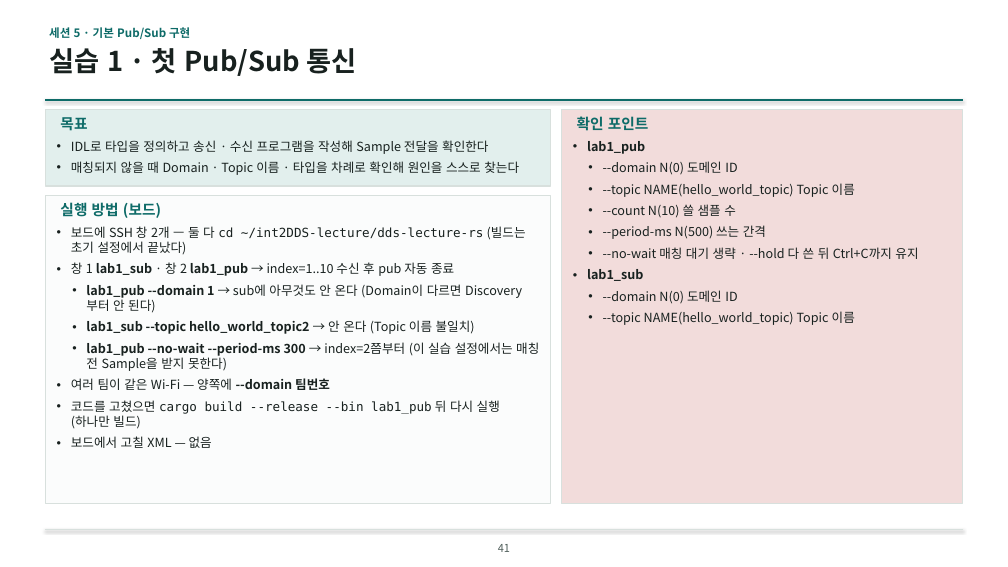
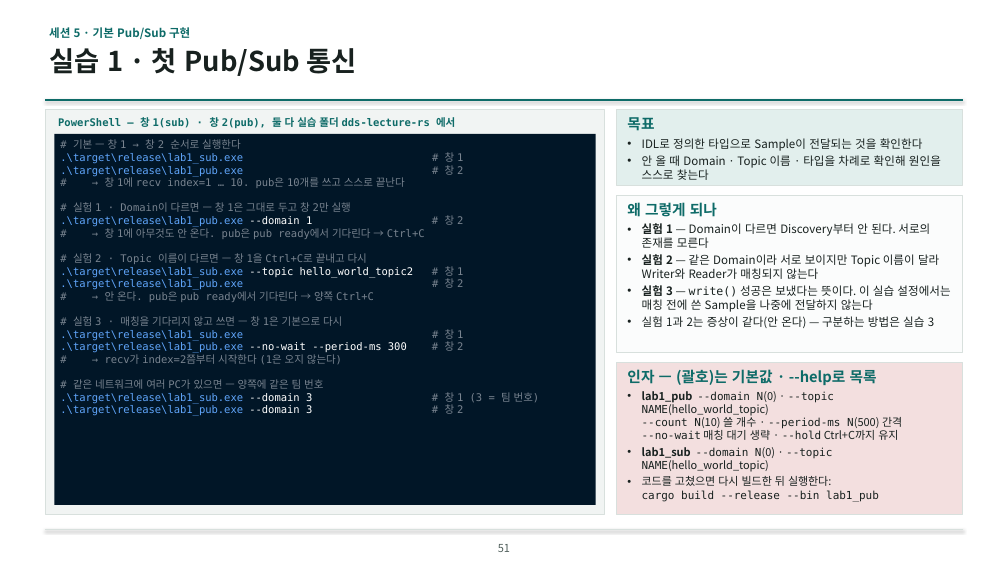
Before and after one commit to IntellectusCorp/int2DDS-lecture, a slide deck: slide 51 of int2dds-lecture-for-beginner.pptx (slide 41 before the commit). Drawn at 1008x567 pixels with LibreOffice and Linux fonts; fonts in the diff are those of the drawing; background and template pictures are left out. Boxes give left, top, right and bottom in pixels: in the first picture for what was removed or moved away, otherwise in the second. Text is boxed around its words. In the diff, an @@ line names an element or a change of style, - is before the commit and + after.

```diff
--- a/int2dds-lecture-for-beginner.pptx
+++ b/int2dds-lecture-for-beginner.pptx
@@ rectangle: place and size @@
-rectangle at (45, 196, 551, 504)
+rectangle at (45, 110, 605, 514)
@@ rectangle at (45, 110, 605, 514): fill #FBFCFC to #F1F4F3 @@
@@ rectangle removed at (45, 110, 551, 186) @@
@@ text added at (58, 115, 455, 129), 10 pt, text #0E6B68, bold @@
+PowerShell — 창 1(sub) · 창 2(pub), 둘 다 실습 폴더 dds-lecture-rs 에서
@@ text removed at (60, 117, 87, 131) @@
-목표
@@ text removed at (577, 116, 649, 131) @@
-확인 포인트
@@ rectangle added at (616, 110, 963, 185), fill #E2EFED, outline #D8E0DD 1 pt @@
@@ text at (627, 117, 941, 180): text changed; size 12 to 11 pt @@
-• IDL로 타입을 정의하고 송신 · 수신 프로그램을 작성해 Sample 전달을 확인한다
-• 매칭되지 않을 때 Domain · Topic 이름 · 타입을 차례로 확인해 원인을 스스로 찾는다
+목표
+• IDL로 정의한 타입으로 Sample이 전달되는 것을 확인한다
+• 안 올 때 Domain · Topic 이름 · 타입을 차례로 확인해 원인을 스스로 찾는다
@@ rectangle added at (54, 134, 596, 505), fill #011627, 10 pt, text #78838F @@
+# 기본 — 창 1 → 창 2 순서로 실행한다
+.\target\release\lab1_sub.exe # 창 1
+.\target\release\lab1_pub.exe # 창 2
+# → 창 1에 recv index=1 … 10. pub은 10개를 쓰고 스스로 끝난다
+# 실험 1 · Domain이 다르면 — 창 1은 그대로 두고 창 2만 실행
+.\target\release\lab1_pub.exe --domain 1 # 창 2
+# → 창 1에 아무것도 안 온다. pub은 pub ready에서 기다린다 → Ctrl+C
+# 실험 2 · Topic 이름이 다르면 — 창 1을 Ctrl+C로 끝내고 다시
+.\target\release\lab1_sub.exe --topic hello_world_topic2 # 창 1
+.\target\release\lab1_pub.exe # 창 2
+# → 안 온다. pub은 pub ready에서 기다린다 → 양쪽 Ctrl+C
+# 실험 3 · 매칭을 기다리지 않고 쓰면 — 창 1은 기본으로 다시
+.\target\release\lab1_sub.exe # 창 1
+.\target\release\lab1_pub.exe --no-wait --period-ms 300 # 창 2
+# → recv가 index=2쯤부터 시작한다 (1은 오지 않는다)
+# 같은 네트워크에 여러 PC가 있으면 — 양쪽에 같은 팀 번호
+.\target\release\lab1_sub.exe --domain 3 # 창 1 (3 = 팀 번호)
+.\target\release\lab1_pub.exe --domain 3 # 창 2
@@ text removed at (60, 202, 161, 218) @@
-실행 방법 (보드)
@@ rectangle: place and size @@
-rectangle at (562, 110, 963, 504)
+rectangle at (616, 195, 963, 352)
@@ rectangle at (616, 195, 963, 352): fill #F2DCDB to #FBFCFC @@
@@ text added at (627, 202, 950, 328), 11 pt, text #18211F @@
+왜 그렇게 되나
+• 실험 1 — Domain이 다르면 Discovery부터 안 된다. 서로의 존재를 모른다
+• 실험 2 — 같은 Domain이라 서로 보이지만 Topic 이름이 달라 Writer와 Reader가 매칭되지 않는다
+• 실험 3 — write() 성공은 보냈다는 뜻이다. 이 실습 설정에서는 매칭 전에 쓴 Sample을 나중에 전달하지 않는다
+• 실험 1과 2는 증상이 같다(안 온다) — 구분하는 방법은 실습 3
@@ text removed at (71, 226, 539, 448) @@
-• 보드에 SSH 창 2개 — 둘 다 cd ~/int2DDS-lecture/dds-lecture-rs (빌드는 초기 설정에서 끝났다)
-• 창 1 lab1_sub · 창 2 lab1_pub → index=1..10 수신 후 pub 자동 종료
-  • lab1_pub --domain 1 → sub에 아무것도 안 온다 (Domain이 다르면 Discovery부터 안 된다)
-  • lab1_sub --topic hello_world_topic2 → 안 온다 (Topic 이름 불일치)
-  • lab1_pub --no-wait --period-ms 300 → index=2쯤부터 (이 실습 설정에서는 매칭 전 Sample을 받지 못한다)
-• 여러 팀이 같은 Wi-Fi — 양쪽에 --domain 팀번호
-• 코드를 고쳤으면 cargo build --release --bin lab1_pub 뒤 다시 실행 (하나만 빌드)
-• 보드에서 고칠 XML — 없음
@@ rectangle added at (616, 362, 963, 514), fill #F3DFDF, outline #D8E0DD 1 pt @@
@@ text at (627, 369, 902, 502): text changed; size 12 to 10.5 pt @@
-• lab1_pub
-  • --domain N(0) 도메인 ID
-  • --topic NAME(hello_world_topic) Topic 이름
-  • --count N(10) 쓸 샘플 수
-  • --period-ms N(500) 쓰는 간격
-  • --no-wait 매칭 대기 생략 · --hold 다 쓴 뒤 Ctrl+C까지 유지
-• lab1_sub
-  • --domain N(0) 도메인 ID
-  • --topic NAME(hello_world_topic) Topic 이름
+인자 — (괄호)는 기본값 · --help로 목록
+• lab1_pub --domain N(0) · --topic NAME(hello_world_topic)
+  --count N(10) 쓸 개수 · --period-ms N(500) 간격
+  --no-wait 매칭 대기 생략 · --hold Ctrl+C까지 유지
+• lab1_sub --domain N(0) · --topic NAME(hello_world_topic)
+• 코드를 고쳤으면 다시 빌드한 뒤 실행한다:
+  cargo build --release --bin lab1_pub
@@ page number at (498, 544, 510, 552): text changed @@
-41
+51
```
Also in this commit, not shown: 66 other slides changed, 25 slides added, 4 slides removed.
